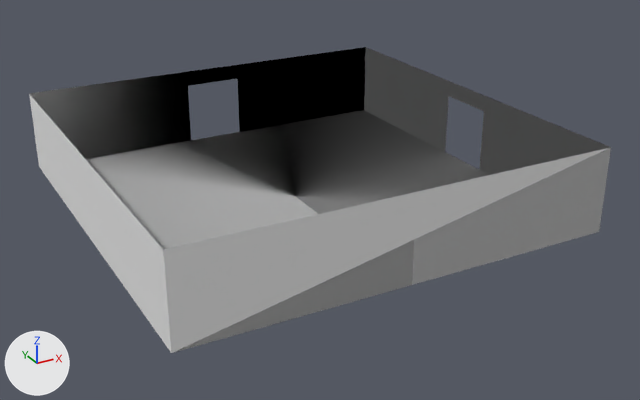
The OBJ model assets/rooms/room_3.obj: old version first, new version second.
Before and after are seen from a 50 mm lens placed at (-0.901, -1.761, 0.857), pointed at (0.032, -0.063, 0.009). Every picture has the same lights, and +X, +Y and +Z are marked at lower left. The first picture is the older version. Where no turn or scale is listed for an object, it has been applied to the vertices. Vertices at exactly the same position are counted once.

Before the edit, the objects in view are built like this:
```python
me_room_3 = bpy.data.meshes.new('room_3')
me_room_3.from_pydata(...)  # 20 vertices, 18 faces; spans x -0.5..0.5, y -0.5..0.5, z 0.0..0.2
# faces by material slot: [2, 16]
me_room_3.materials.append(mat_floor)  # white #e7e7e7
me_room_3.materials.append(mat_interior)  # white #e7e7e7
ob_room_3 = bpy.data.objects.new('room_3', me_room_3)
ob_room_3.location = (0.0, 0.0, 0.0)
```
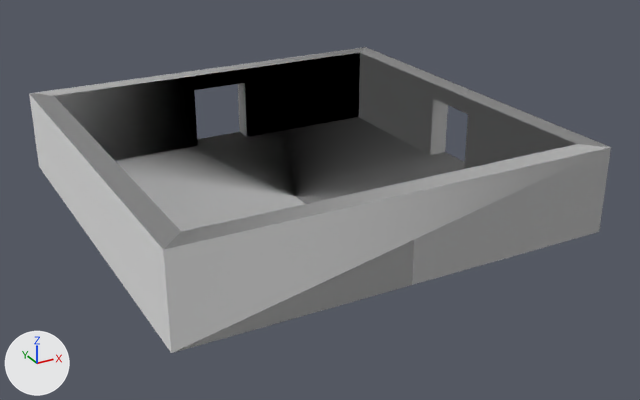
Where the change shows, as pixel boxes [x1, y1, x2, y2] in the pictures (640 x 400 px):
part 1 of me_room_3, added
    after: [29, 47, 610, 250]

What changed in the scene script:
```text
Add mat_exterior:
    mat_exterior = principled_material('exterior')
    mat_exterior.base_color = (0.8, 0.8, 0.8)  # white #e7e7e7
    mat_exterior.roughness = 1.0
Change me_room_3:
    used by ob_room_3; location = (0.0, 0.0, 0.0)
    remove me_room_3.from_pydata(...)  # 20 vertices, 18 faces; spans x -0.5..0.5, y -0.5..0.5, z 0.0..0.2
    add me_room_3.from_pydata(...)  # 40 vertices, 54 faces; spans x -0.5..0.5, y -0.5..0.5, z 0.0..0.2
    me_room_3 part 1
    20 vertices are added at x -0.45..0.45, y -0.45..0.45, z 0.0..0.2
    28 new faces join them, mat_interior (white #e7e7e7)
    8 new faces join them, mat_exterior (white #e7e7e7)
    add me_room_3.materials.append(mat_exterior)  # white #e7e7e7
```
